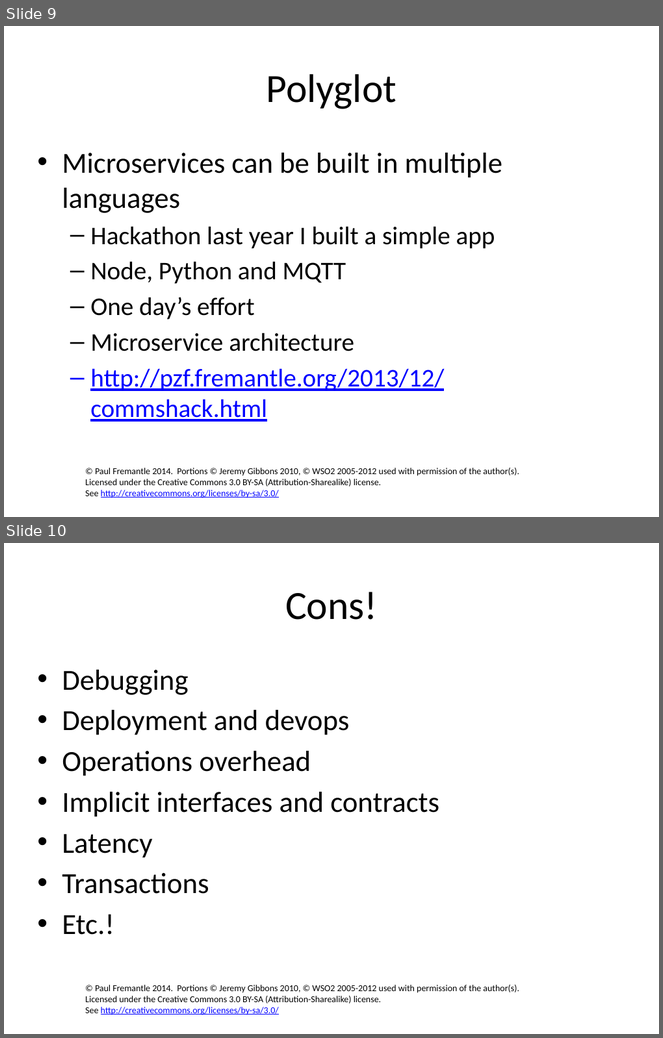
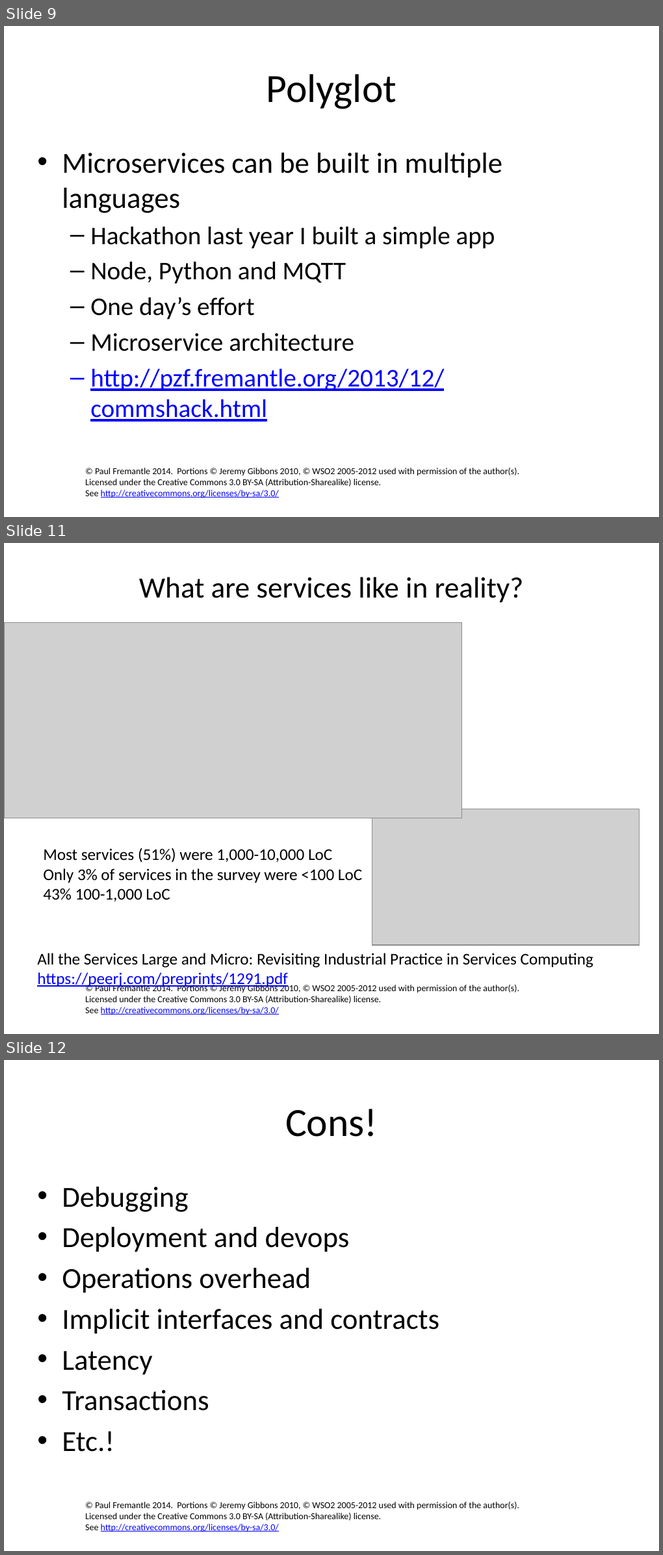
Before and after one commit to pzfreo/ox-soa-old, a slide deck: presentations/source/07a-Microservices.pptx. Shown one above the other, each under a label of ours: slides 9 and 10 before the commit, slides 9, 11 and 12 after it; the slides between them are not shown. The pictures are 663x1038 and 663x1555 pixels, drawn with LibreOffice and Linux fonts; fonts in the diff are those of the drawing; grey boxes stand for pictures; background and template pictures are left out. Boxes give left, top, right and bottom in pixels: in the first picture for what was removed or moved away, otherwise in the second. Text is boxed around its words. In the diff, an @@ line names an element or a change of style, - is before the commit and + after.

```diff
--- a/presentations/source/07a-Microservices.pptx
+++ b/presentations/source/07a-Microservices.pptx
@@ slide 11 added at <box>4,543,659,1034</box>, background #FFFFFF; not listed: 1 template element that a slide beside it also shows @@
@@ title added at <box>139,577,524,603</box>, 32.4 pt, text #000000 @@
+What are services like in reality?
@@ picture added at <box>4,622,462,818</box> @@
@@ picture added at <box>372,809,640,945</box> @@
@@ text added at <box>43,848,362,902</box>, 18 pt, text #000000 @@
+Most services (51%) were 1,000-10,000 LoC
+Only 3% of services in the survey were <100 LoC
+43% 100-1,000 LoC
@@ text added at <box>37,953,594,988</box>, 18 pt, text #000000 @@
+All the Services Large and Micro: Revisiting Industrial Practice in Services Computing
+https://peerj.com/preprints/1291.pdf
@@ what was slide 10 is now slide 12 @@
```
Also in this commit, not shown: 2 slides changed, 1 other slide added, 49 other files.
